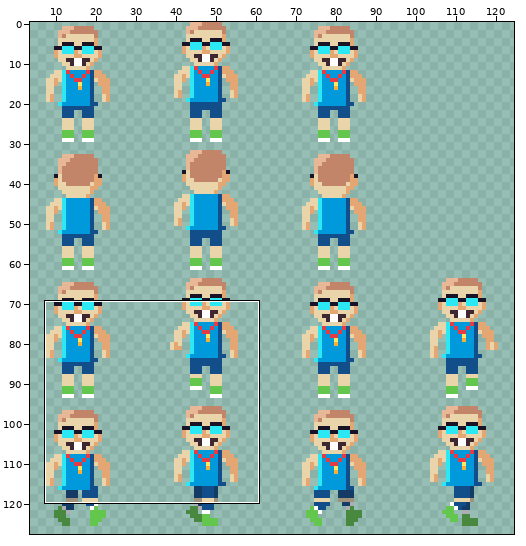
Two states of a pixel-art file, assets/textures/characters/presidentti_32.aseprite. Above, an overview of the earlier version with the close-up marked.
Close-up. Earlier state:
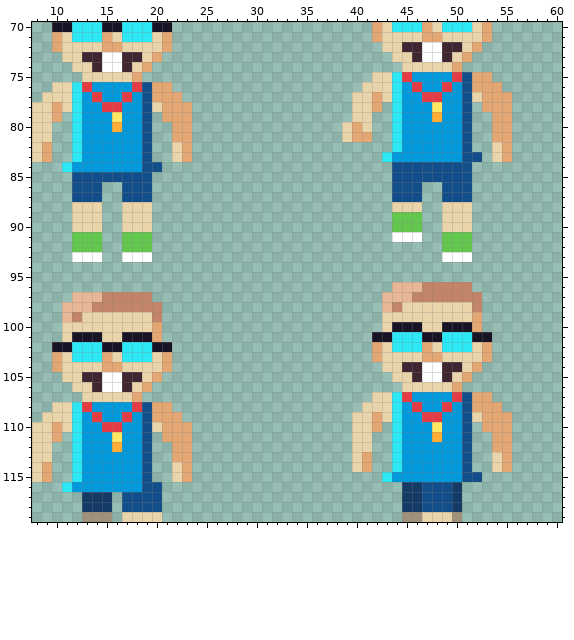
128x128 pixels, 1 frame. Shown: x 8..60, y 70..119. The wide view leaves out empty margins. The commit also changed other parts of the picture, which this record leaves out.
New version:
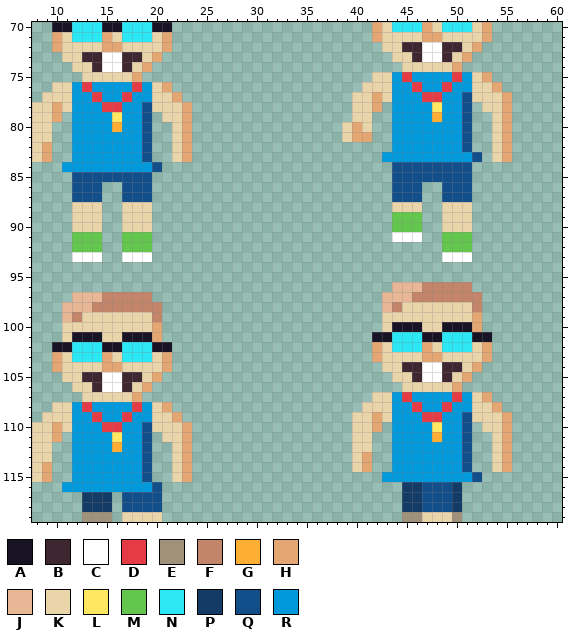
Palette (. is transparent): A #181425  B #3e2731  C #ffffff  D #e43b44  E #a0917b  F #c28569  G #feae34  H #e4a672  J #e8b796  K #ead4aa  L #fee761  M #63c74d  N #2ce8f5  P #143a66  Q #124e89  R #0099db
The edit:
Changed rows in their new state; - is an unchanged pixel.
first column x 11:
 75 ---------------------------------R------RK--
 76 -R------RK-----------------------R------RKK-
 77 -R------RKK----------------------R--------KK
 78 -R--------KK---------------------R--------KK
 79 -R--------KK---------------------R---------K
 80 -R---------K---------------------R---------K
 81 -R---------K---------------------R---------K
 82 -R-------------------------------R----------
 83 -R------------------------------R-------R---
 84 R-------R-----------------------------------
first column x 11:
107 ---------------------------------R------RK--
108 -R------RK-----------------------R------RKK-
109 -R------RKK----------------------R--------KK
110 -R--------KK---------------------R--------KK
111 -R--------KK---------------------R---------K
112 -R---------K---------------------R---------K
113 -R---------K---------------------R----------
114 -R-------------------------------R----------
115 -R------------------------------R-------R---
116 R-------R-----------------------------------
Boxes around the changes in both close-ups, in picture pixels (x1, y1, x2, y2):
changed: (382, 72, 402, 162)
changed: (462, 72, 502, 162)
changed: (62, 82, 82, 172)
changed: (142, 82, 182, 172)
changed: (382, 392, 402, 482)
changed: (462, 392, 502, 482)
changed: (62, 402, 82, 492)
changed: (142, 402, 182, 492)
